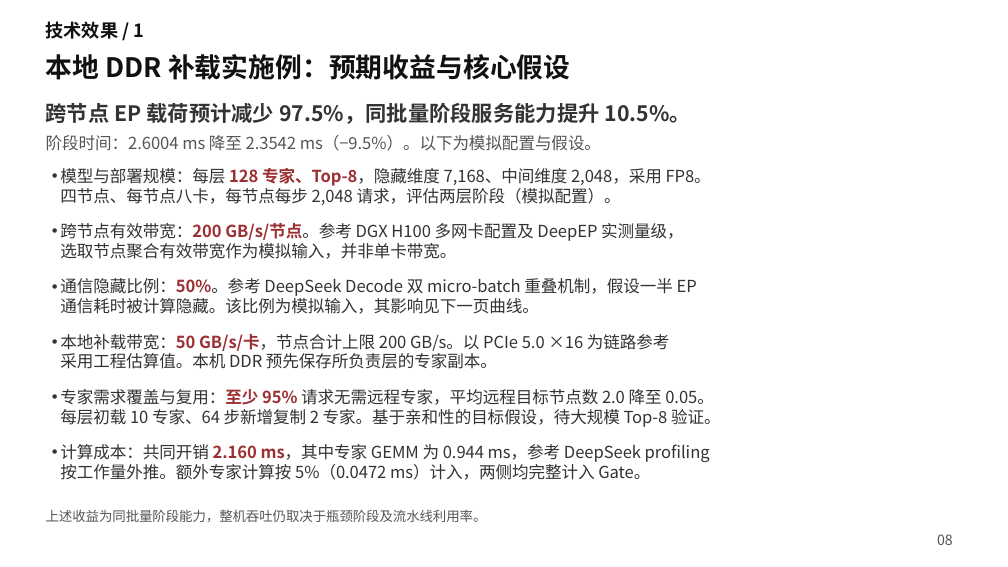
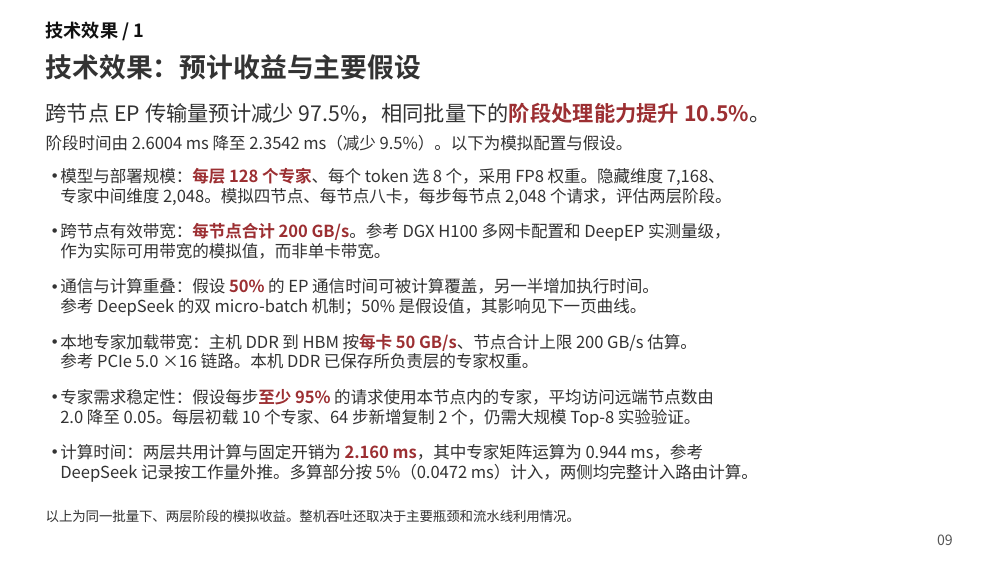
Before and after one commit to Frandium/kv_cache, a slide deck: slide 9 of main_swapmoe/patents/ppt/MoE解码专家驻留与自主补载.pptx (slide 8 before the commit). Drawn at 1008x567 pixels with LibreOffice and Linux fonts; fonts in the diff are those of the drawing. Boxes give left, top, right and bottom in pixels: in the first picture for what was removed or moved away, otherwise in the second. Text is boxed around its words. In the diff, an @@ line names an element or a change of style, - is before the commit and + after.

Commit message:
update pptx

```diff
--- a/main_swapmoe/patents/ppt/MoE解码专家驻留与自主补载.pptx
+++ b/main_swapmoe/patents/ppt/MoE解码专家驻留与自主补载.pptx
@@ text at [46,54,422,80]: text changed; text colour #111111 to #333333 @@
-本地 DDR 补载实施例：预期收益与核心假设
+技术效果：预计收益与主要假设
@@ text at [46,103,770,123]: text changed; bold off @@
-跨节点 EP 载荷预计减少 97.5%，同批量阶段服务能力提升 10.5%。
+跨节点 EP 传输量预计减少 97.5%，相同批量下的阶段处理能力提升 10.5%。
@@ text at [46,135,633,151]: text changed; text colour #555555 to #333333 @@
-阶段时间：2.6004 ms 降至 2.3542 ms（−9.5%）。以下为模拟配置与假设。
+阶段时间由 2.6004 ms 降至 2.3542 ms（减少 9.5%）。以下为模拟配置与假设。
@@ text at [60,168,732,205]: text changed @@
-• 模型与部署规模：每层 128 专家、Top-8，隐藏维度 7,168、中间维度 2,048，采用 FP8。
-  四节点、每节点八卡，每节点每步 2,048 请求，评估两层阶段（模拟配置）。
+• 模型与部署规模：每层 128 个专家、每个 token 选 8 个，采用 FP8 权重。隐藏维度 7,168、
+  专家中间维度 2,048。模拟四节点、每节点八卡，每步每节点 2,048 个请求，评估两层阶段。
@@ text at [60,223,731,259]: text changed @@
-• 跨节点有效带宽：200 GB/s/节点。参考 DGX H100 多网卡配置及 DeepEP 实测量级，
-  选取节点聚合有效带宽作为模拟输入，并非单卡带宽。
+• 跨节点有效带宽：每节点合计 200 GB/s。参考 DGX H100 多网卡配置和 DeepEP 实测量级，
+  作为实际可用带宽的模拟值，而非单卡带宽。
@@ text at [60,278,659,316]: text changed @@
-• 通信隐藏比例：50%。参考 DeepSeek Decode 双 micro-batch 重叠机制，假设一半 EP
-  通信耗时被计算隐藏。该比例为模拟输入，其影响见下一页曲线。
+• 通信与计算重叠：假设 50% 的 EP 通信时间可被计算覆盖，另一半增加执行时间。
+  参考 DeepSeek 的双 micro-batch 机制；50% 是假设值，其影响见下一页曲线。
@@ text at [60,334,697,369]: text changed @@
-• 本地补载带宽：50 GB/s/卡，节点合计上限 200 GB/s。以 PCIe 5.0 ×16 为链路参考
-  采用工程估算值。本机 DDR 预先保存所负责层的专家副本。
+• 本地专家加载带宽：主机 DDR 到 HBM 按每卡 50 GB/s、节点合计上限 200 GB/s 估算。
+  参考 PCIe 5.0 ×16 链路。本机 DDR 已保存所负责层的专家权重。
@@ text at [60,389,714,427]: text changed @@
-• 专家需求覆盖与复用：至少 95% 请求无需远程专家，平均远程目标节点数 2.0 降至 0.05。
-  每层初载 10 专家、64 步新增复制 2 专家。基于亲和性的目标假设，待大规模 Top-8 验证。
+• 专家需求稳定性：假设每步至少 95% 的请求使用本节点内的专家，平均访问远端节点数由
+  2.0 降至 0.05。每层初载 10 个专家、64 步新增复制 2 个，仍需大规模 Top-8 实验验证。
@@ text at [60,444,758,482]: text changed @@
-• 计算成本：共同开销 2.160 ms，其中专家 GEMM 为 0.944 ms，参考 DeepSeek profiling
-  按工作量外推。额外专家计算按 5%（0.0472 ms）计入，两侧均完整计入 Gate。
+• 计算时间：两层共用计算与固定开销为 2.160 ms，其中专家矩阵运算为 0.944 ms，参考
+  DeepSeek 记录按工作量外推。多算部分按 5%（0.0472 ms）计入，两侧均完整计入路由计算。
@@ text at [46,509,580,522]: text changed; text colour #555555 to #333333 @@
-上述收益为同批量阶段能力，整机吞吐仍取决于瓶颈阶段及流水线利用率。
+以上为同一批量下、两层阶段的模拟收益。整机吞吐还取决于主要瓶颈和流水线利用情况。
@@ text at [937,534,953,545]: text changed @@
-08
+09
```
Also in this commit, not shown: 14 other slides changed, 1 slide added, 2 other files.
